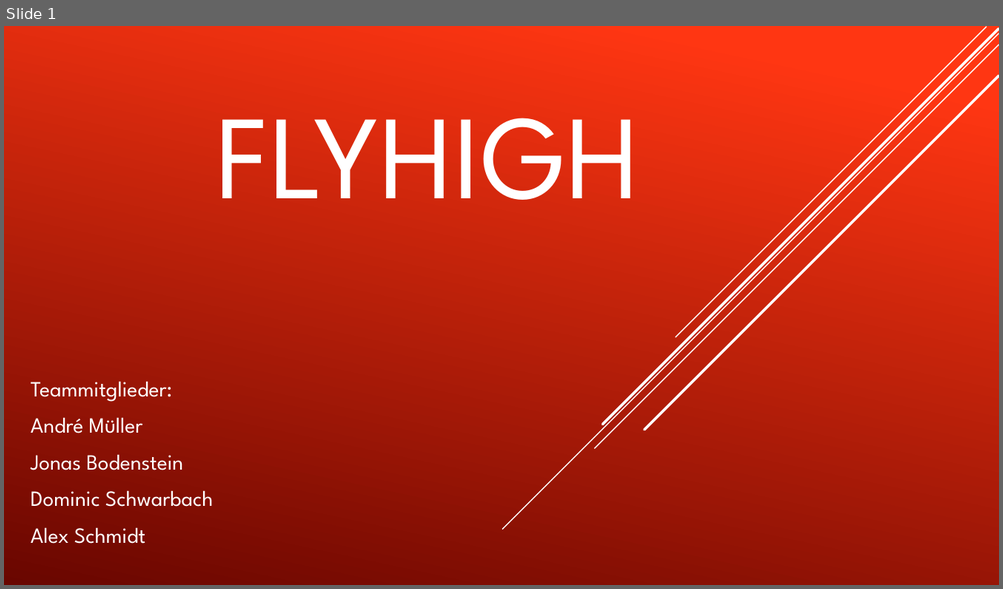
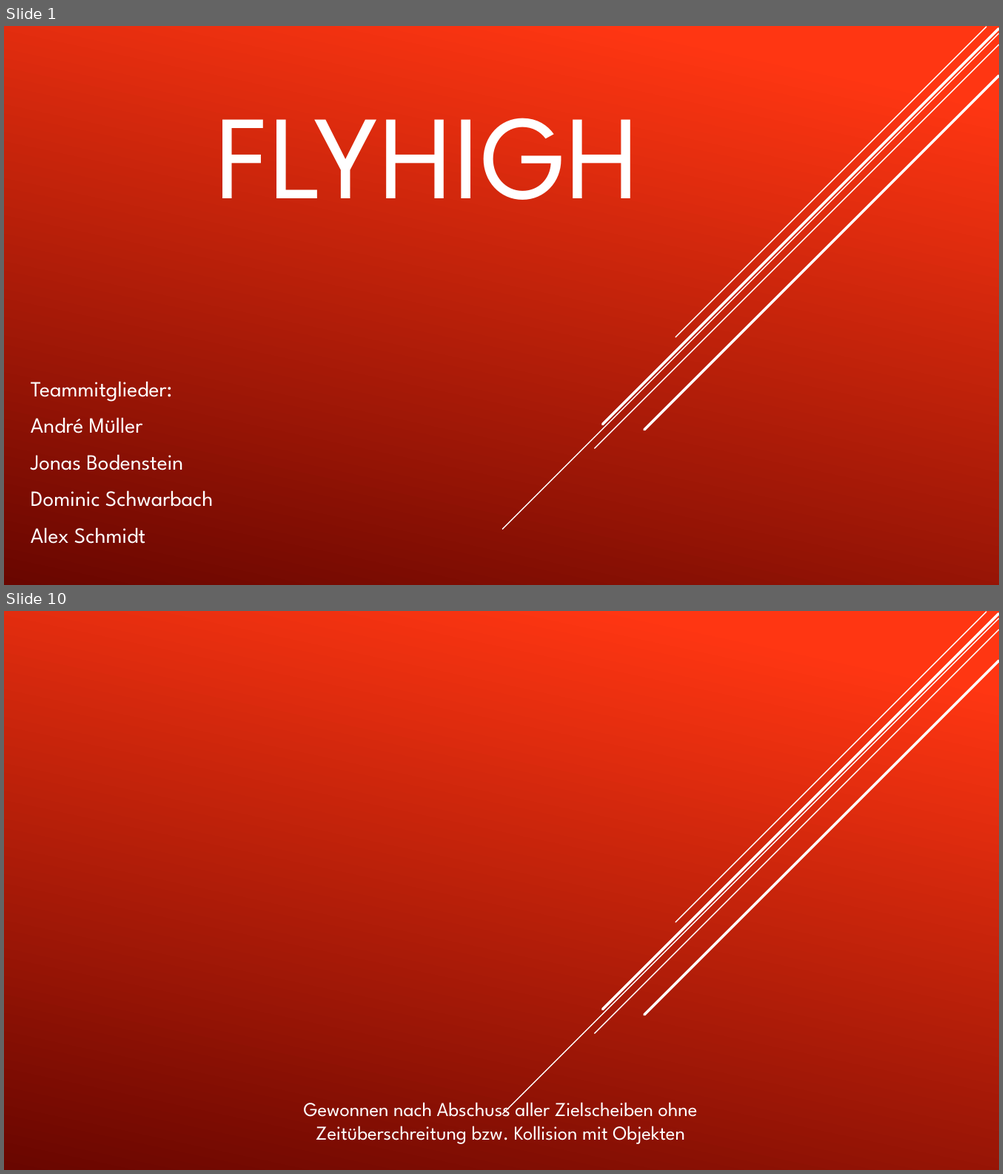
Before and after one commit to BodensteinJonas/GDV-Projekt, a slide deck: Präsi/FlyHigh Abschlusspräsentation.pptx. Shown one above the other, each under a label of ours: slide 1 before the commit, slides 1 and 10 after it; the slides between them are not shown. The pictures are 1003x589 and 1003x1174 pixels, drawn with LibreOffice and Linux fonts; fonts in the diff are those of the drawing. Boxes give left, top, right and bottom in pixels: in the first picture for what was removed or moved away, otherwise in the second. Text is boxed around its words. In the diff, an @@ line names an element or a change of style, - is before the commit and + after.

```diff
--- a/Präsi/FlyHigh Abschlusspräsentation.pptx
+++ b/Präsi/FlyHigh Abschlusspräsentation.pptx
@@ slide 10 added at <box>4,611,999,1170</box>, background gradient #FF3712 to #6A0600; not listed: 5 template elements that a slide beside it also shows @@
@@ subtitle added at <box>304,1097,697,1145</box>, 19 pt, text #FFFFFF @@
+Gewonnen nach Abschuss aller Zielscheiben ohne Zeitüberschreitung bzw. Kollision mit Objekten
```
Also in this commit, not shown: 12 other slides added, 1 slide removed, 28 other files.
